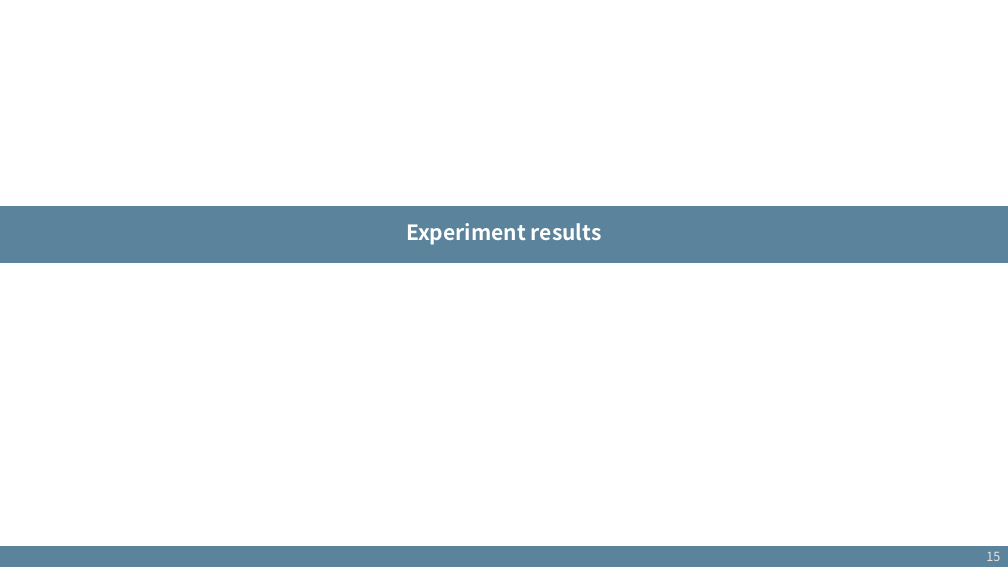
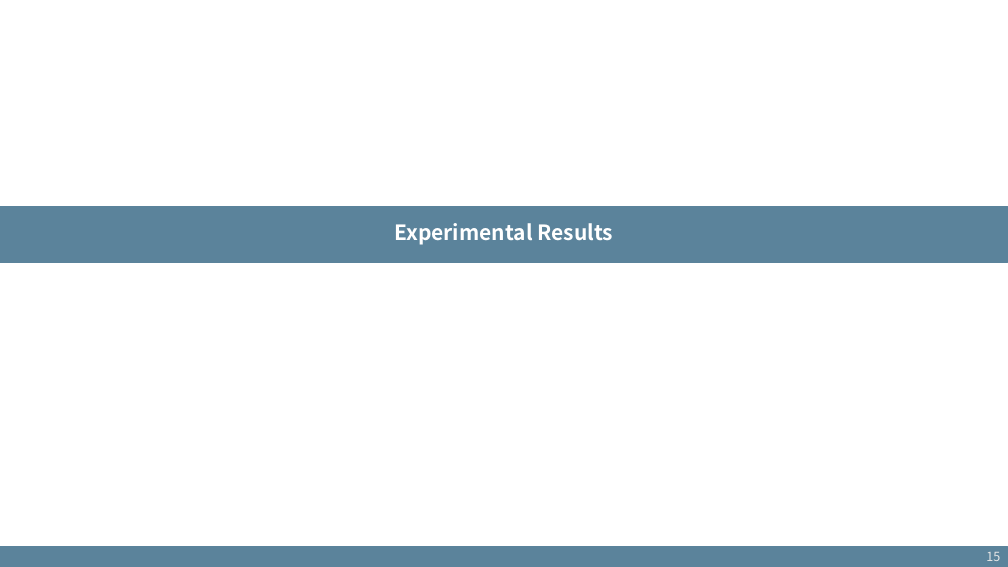
Before and after one commit to xdfg12456/llama-mtp, a slide deck: slide 15 of doc/mtp_with_consistency_method_v2.pptx. Drawn at 1008x567 pixels with LibreOffice and Linux fonts; fonts in the diff are those of the drawing. Boxes give left, top, right and bottom in pixels: in the first picture for what was removed or moved away, otherwise in the second. Text is boxed around its words. In the diff, an @@ line names an element or a change of style, - is before the commit and + after.

```diff
--- a/doc/mtp_with_consistency_method_v2.pptx
+++ b/doc/mtp_with_consistency_method_v2.pptx
@@ text at (394,223,614,245): text changed @@
-Experiment results
+Experimental Results
```
Also in this commit, not shown: 23 other slides changed.
